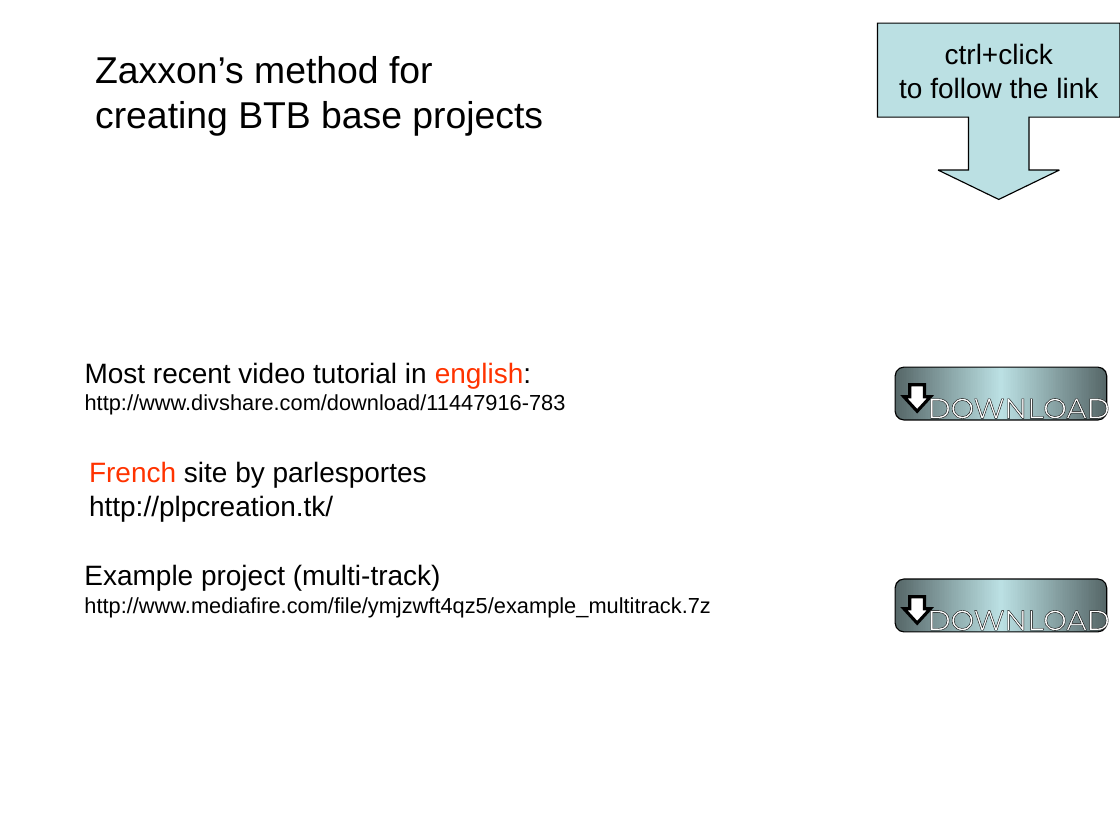
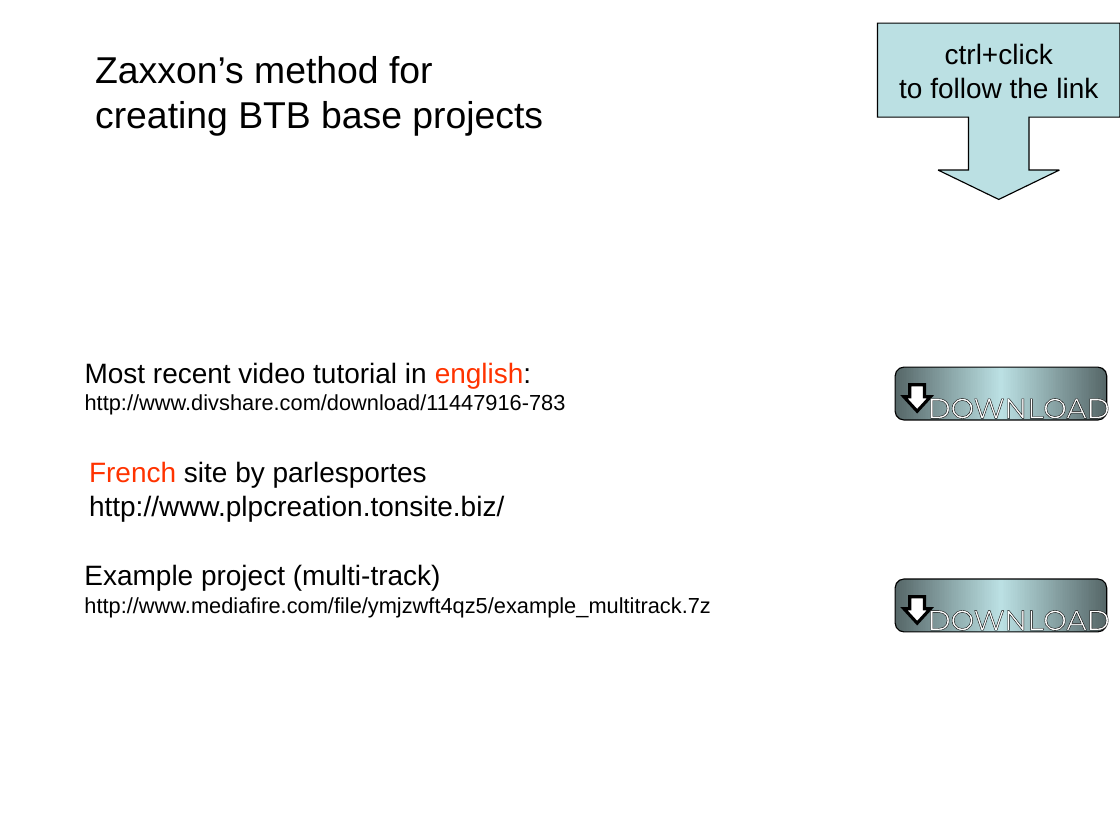
Before and after one commit to balamacab/zaxxon_scripts, a slide deck: slide 1 of project/documentation/Basics.ppt. Drawn at 1120x840 pixels with LibreOffice and Linux fonts; fonts in the diff are those of the drawing. Boxes give left, top, right and bottom in pixels: in the first picture for what was removed or moved away, otherwise in the second. Text is boxed around its words. In the diff, an @@ line names an element or a change of style, - is before the commit and + after.

```diff
--- a/project/documentation/Basics.ppt
+++ b/project/documentation/Basics.ppt
@@ text at (89,495,504,521): text changed @@
-http://plpcreation.tk/
+http://www.plpcreation.tonsite.biz/
```
Also in this commit, not shown: 1 other file.
